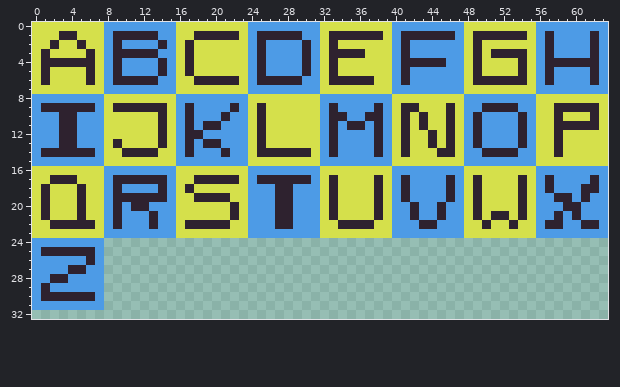
Pixel-art file: alphabeth.aseprite. This is how it looked before the edit.
64x64 pixels, 1 frame. Shown: x 0..63, y 0..32.
And afterwards:
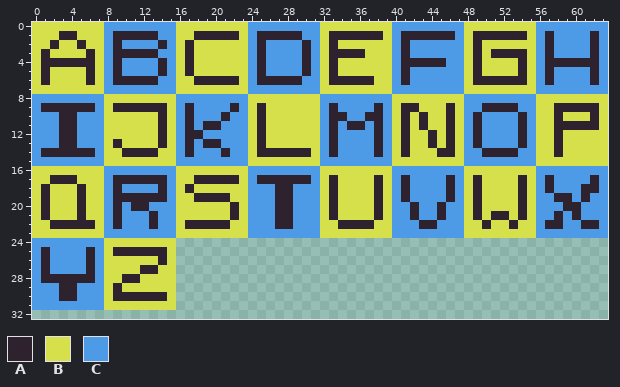
Palette (. is transparent): A #2e222f  B #d5e04b  C #4d9be6
The exact change:
There is now colour A in row 25 at x 9 to 14; in row 26 at x 14; in row 27 at x 12 to 13; in row 28 at x 10 to 11; in row 29 at x 9; in row 30 at x 9 to 14.
The edit turns colour C into colour A in row 26 at x 1; in row 27 at x 1 and 6; in row 28 at x 1 and 4 to 6; in row 29 at x 3 to 4.
There is now colour B in row 24 at x 8 to 15; in row 25 at x 8 and 15; in row 26 at x 8 to 13 and 15; in row 27 at x 8 to 11 and 14 to 15; in row 28 at x 8 to 9 and 12 to 15; in row 29 at x 8 and 10 to 15.
There is now colour B in row 30 at x 8 and 15; in row 31 at x 8 to 15.
The edit turns colour A into colour C in row 25 at x 2 to 5; in row 27 at x 4 to 5; in row 29 at x 1; in row 30 at x 1 to 2 and 5 to 6.
